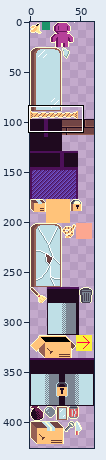
Sprite sheet: atlas_debug.png. Above, an overview of the earlier version with the close-up marked.
Close-up. The starting point:
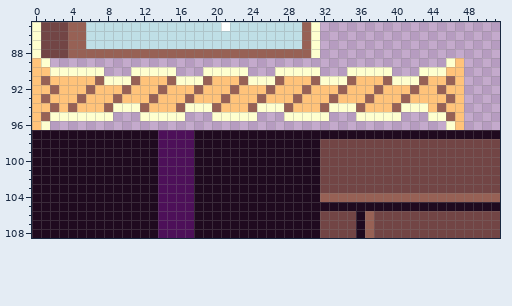
The file is 64x512 pixels. Shown: x 0..51, y 85..108. The wide view leaves out empty margins.
Once edited:
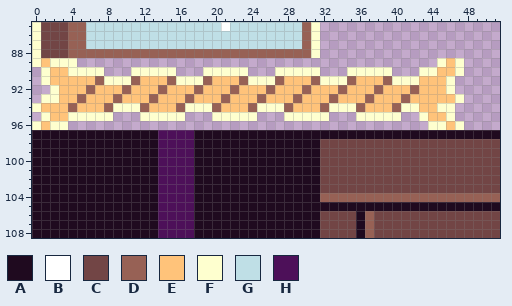
Palette (. is transparent): A #1f0a1f  B #ffffff  C #724545  D #976155  E #ffc37a  F #feffcf  G #bfdfe6  H #4d1059
The edit:
y 89: x 0..4 EF... -> FEFFF; x 45..47 .FE -> FEF
y 90: x 0..3 EEFF -> .FEE; x 45 F -> E; x 47 E -> F
y 91: x 0..1 ED -> .F; x 43 D -> E; x 46..47 DE -> F.
y 92: x 0..2 EED -> ..F; x 45..47 DEE -> EF.
y 93: x 0..2 EDE -> .FF; x 46..47 DE -> EF
y 94: x 0 E -> F; x 2 D -> E; x 43 F -> E; x 45..47 DEE -> FF.
y 95: x 0..3 EDFF -> .FEE; x 43..47 .FFDE -> FEEF.
y 96: x 0..3 EF.. -> FEFF; x 44..47 ..FE -> FFEF
Pixel boxes of the changes (left, top, right, bottom) in both close-ups:
changed: (32, 58, 77, 130)
changed: (419, 58, 464, 130)
